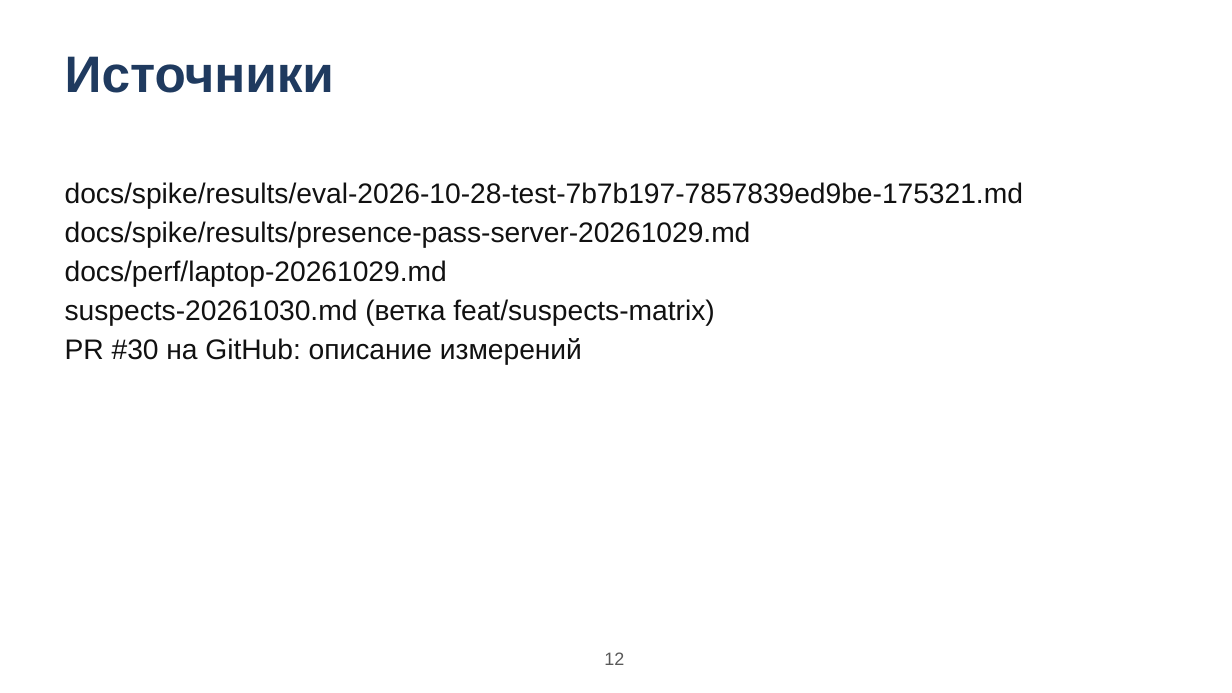
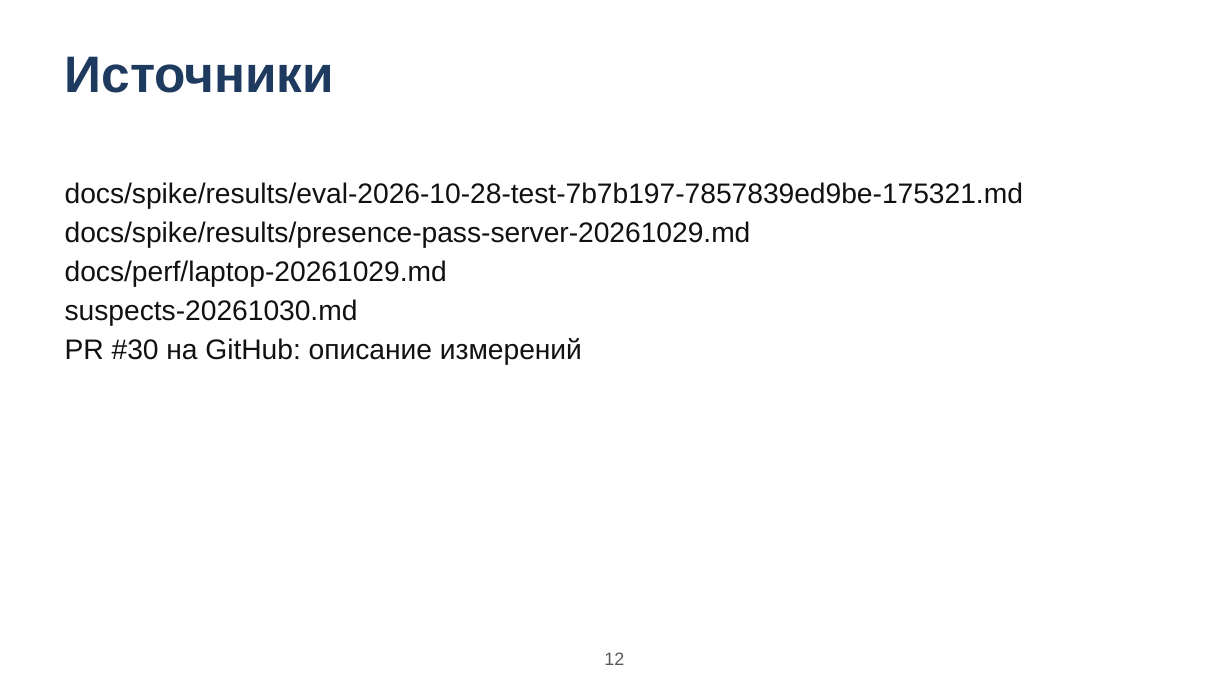
Before and after one commit to AndrewStrizhevskiy/detective-board, a slide deck: slide 12 of docs/gost/09-prezentaciya.pptx. Drawn at 1232x693 pixels with LibreOffice and Linux fonts; fonts in the diff are those of the drawing. Boxes give left, top, right and bottom in pixels: in the first picture for what was removed or moved away, otherwise in the second. Text is boxed around its words. In the diff, an @@ line names an element or a change of style, - is before the commit and + after.

Commit message:
docs(gost): rebuild for the PR branch (541 files incl. suspects), neutral wording, no tool-specific mentions

```diff
--- a/docs/gost/09-prezentaciya.pptx
+++ b/docs/gost/09-prezentaciya.pptx
@@ text at (65, 299, 358, 326): text changed @@
-suspects-20261030.md (ветка feat/suspects-matrix)
+suspects-20261030.md
```
Also in this commit, not shown: 1 other slide changed, 29 other files.
